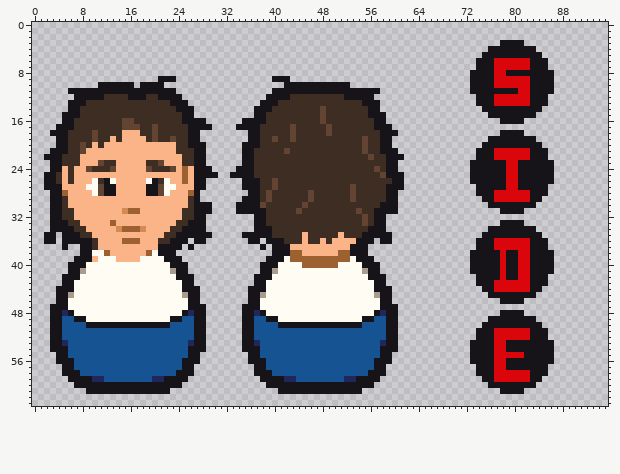
Sprite sheet: godot/res/sprites/characters/sprite_avatar_NB03.png. The picture above is the old version.
The file is 192x128 pixels, drawn in blocks of 2x2; one block is one cell here.
After:
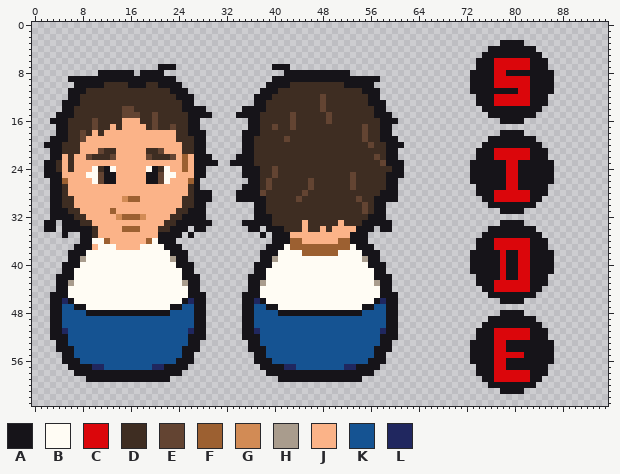
Palette (. is transparent): A #161419  B #fffcf4  C #db060b  D #3e2d22  E #634432  F #9c6031  G #d28b55  H #a99c8d  J #fbb388  K #155392  L #20275f
The exact change:
Changed rows in their new state; - is an unchanged pixel.
first column x 2:
 7 -------------------AAA----------------AAA-------------------
 8 ---------AAAAAA-AAAA--------------------AAAAAAAAAAA---------
 9 ----AAAAAAAAAAAAAAA----------------------AAAAAAAAAAAAAAA----
10 -----AAAA-DDDD-A-DD-AAA--------------AAA-DDDDDDDDD-AAAA-----
11 -------DDDDDDDDDDDDDD-AA------------AA-DDDDDDDDDDDDDD-------
12 ----A-DDDD----DDD--DDD-AA----------AA-DDD-----E---DDDD-A----
13 ---A--D--------------DD-A----------A-DD-------E------D--A---
14 ---A-D-------EE-------D--AA------AA--D----------------D-A---
15 --A--D-------EEE--E----D-AAA----AAA-D----E----DE------D--A--
16 -AA-D---E----JJJ--E----D--.------.--D----E----DE-------D-AA-
17 ----D---E--J-JJJJ----E----..----..----E--------D-----E-D----
18 -.----E-J-JJJ---JJJJJJ----A------A-------D-----D-----E----.-
19 -A----EJJJJ-J----JJJJJ--D-A------A-D--D-ED----------------A-
20 AA-D--JJ-J------------J-D----------D-----------------DE-D-AA
21 ---D--J--EDD-----DDE--J-----------------D------------D--D---
22 .--J-J-EDDDE-----EDDDE-FJ--A----A---------------------DE---.
23 A-DJ-J---JJJ-----JJJ---FJ--AA--AA-----------------------E--A
24 A-D----JB-AB-----BA-BJ-----.----.--A--E----------------D-D-A
25 --A-J--BBEAA-----AAEBB-J---..--..--A--E------------E----D---
26 .-AFJ----E-A-----A-E---JF-.------.---ED-----E------E-----A-.
27 .--D---JJJJJ-----JJJJJ--D-.----------ED-----E--------------.
28 ---D----JJJJ-----JJJJ---D-AA----AA--ED-----ED------D----A---
29 ----D--------GFF-------D--AA----A---AD----E-D------DE--AA---
30 ----D------------------D---.----...-A------D---------E-A-..-
31 ---A-D-----F-JJJ------D-A--.----...-------D---------DE---..-
32 ---AADD-----GFFFG----DDAA------------A---------------DA-----
33 A-.-AADD---J--------DDAA---A-----AA--A-----J-----J---AA--A--
34 A-.--AAAD---J---J--DDAA-.---------A-.-AA---J--J-JJJJAA-.-A--
35 ..--..AAD----------AAA-.-...-----...-.AAAJJ-JJJJJ-JAA-....--
36 ..-...--BBF--JJJ-FBAA-..-..-------..-.--AFF-JJ-J-FFA--.-..--
37 ---.-A--JBBB----BBBB----.-----------.A--BFFFFFFFFFFB--A-----
38 ----AA-B--BBBBBBBB-BB-AA------------AA-BBBBFFFFFFBBBB-AA----
39 ----A-HBB---BBBB----BH-A------------A-HB-BBBBBBBBBB-BH-A----
40 ---A--B--------------B--A----------A--B----BBBBBB----B--A---
41 ---A-BB--------------BB-A----------A-BB--------------BB-A---
42 --A--B----------------B--A--------A--B----------------B--A--
43 --A-H------------------H-A--------A-H------------------H-A--
44 ----B------------------B------------B------------------B----
45 -A--B------------------B--A------A--B------------------B--A-
46 -A-LA------------------AL-A------A-LA------------------AL-A-
47 ---KKAA--------------AAKK----------KKAA--------------AAKK---
48 ---KKKKAAAAAAAAAAAAAAKKKK----------KKKKAAAAAAAAAAAAAAKKKK---
49 -----KKKKKKKKKKKKKKKKKK--------------KKKKKKKKKKKKKKKKKK-----
50 -------KKKKKKKKKKKKKK------------------KKKKKKKKKKKKKK-------
51 ---L--------------------L----------L--------------------L---
52 ---A--------------------A----------A--------------------A---
53 -.-A--------------------A-.------.-A--------------------A-.-
54 -.--A------------------A--.------.--A------------------A--.-
55 --.-A------------------A-.--------.-A------------------A-.--
56 --.--A----------------A--.--------.--A----------------A--.--
57 ---.-AAALL--------LLAAA-.----------.-AAALL--------LLAAA-.---
58 ---..-AAAAAAAAAAAAAAAA-..----------..-AAAAAAAAAAAAAAAA-..---
59 ----...-AAAAAAAAAAAA-...------------...-AAAAAAAAAAAA-...----
60 -----..................--------------..................-----
61 -------..............------------------..............-------
